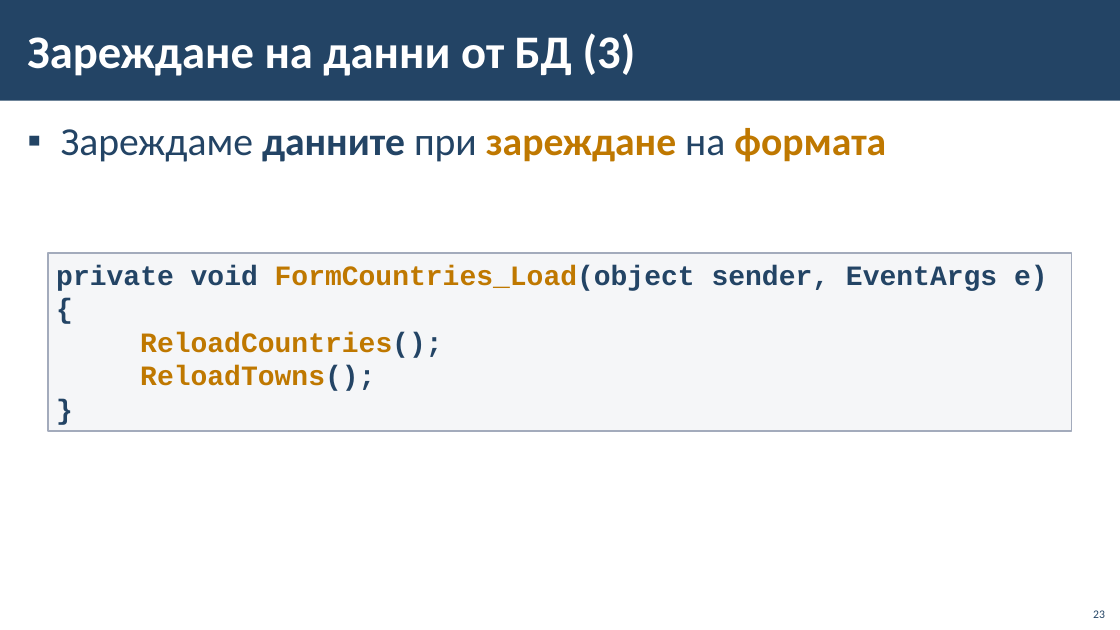
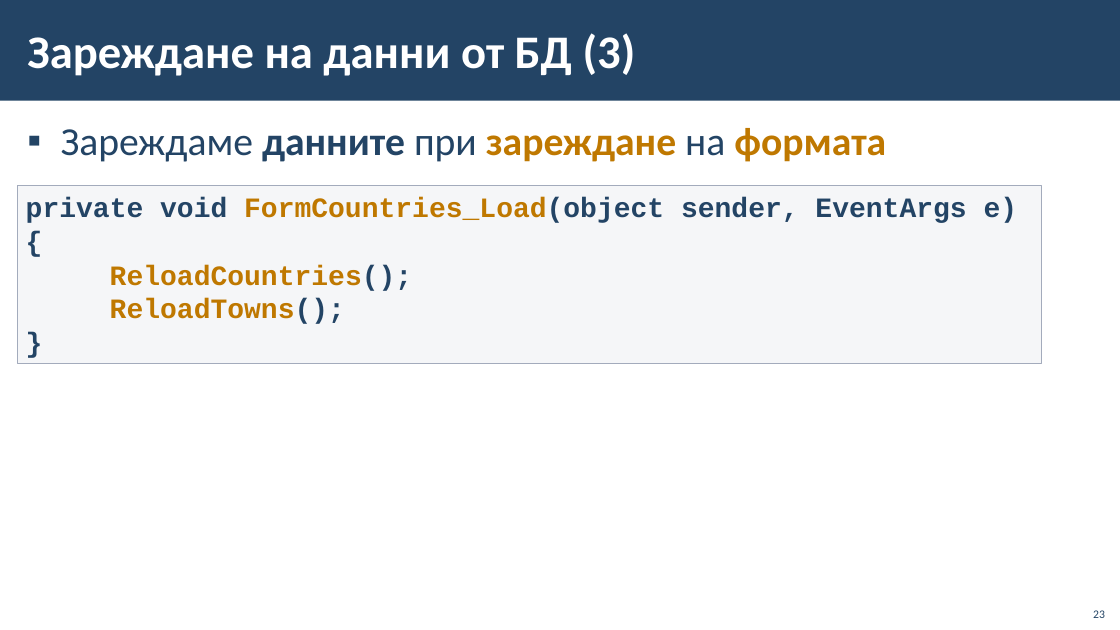
Before and after one commit to BG-IT-Edu/School-Programming, a slide deck: slide 23 of Courses/Software-Sciences/Module-4-Information-Systems-New/08-Navigation-between-Tables/08-Navigation-between-Tables.pptx. Drawn at 1120x630 pixels with LibreOffice and Linux fonts; fonts in the diff are those of the drawing; background and template pictures are left out. Boxes give left, top, right and bottom in pixels: in the first picture for what was removed or moved away, otherwise in the second. Text is boxed around its words. In the diff, an @@ line names an element or a change of style, - is before the commit and + after.

```diff
--- a/Courses/Software-Sciences/Module-4-Information-Systems-New/08-Navigation-between-Tables/08-Navigation-between-Tables.pptx
+++ b/Courses/Software-Sciences/Module-4-Information-Systems-New/08-Navigation-between-Tables/08-Navigation-between-Tables.pptx
@@ rectangle "private void FormCountries_Load(object sender, EventArgs ...": place and size @@
-rectangle "private void FormCountries_Load(object sender, EventArgs ..." at bbox=[48, 253, 1072, 431]
+rectangle "private void FormCountries_Load(object sender, EventArgs ..." at bbox=[18, 186, 1042, 364]
```
Also in this commit, not shown: 3 other slides changed, 1 slide added.
